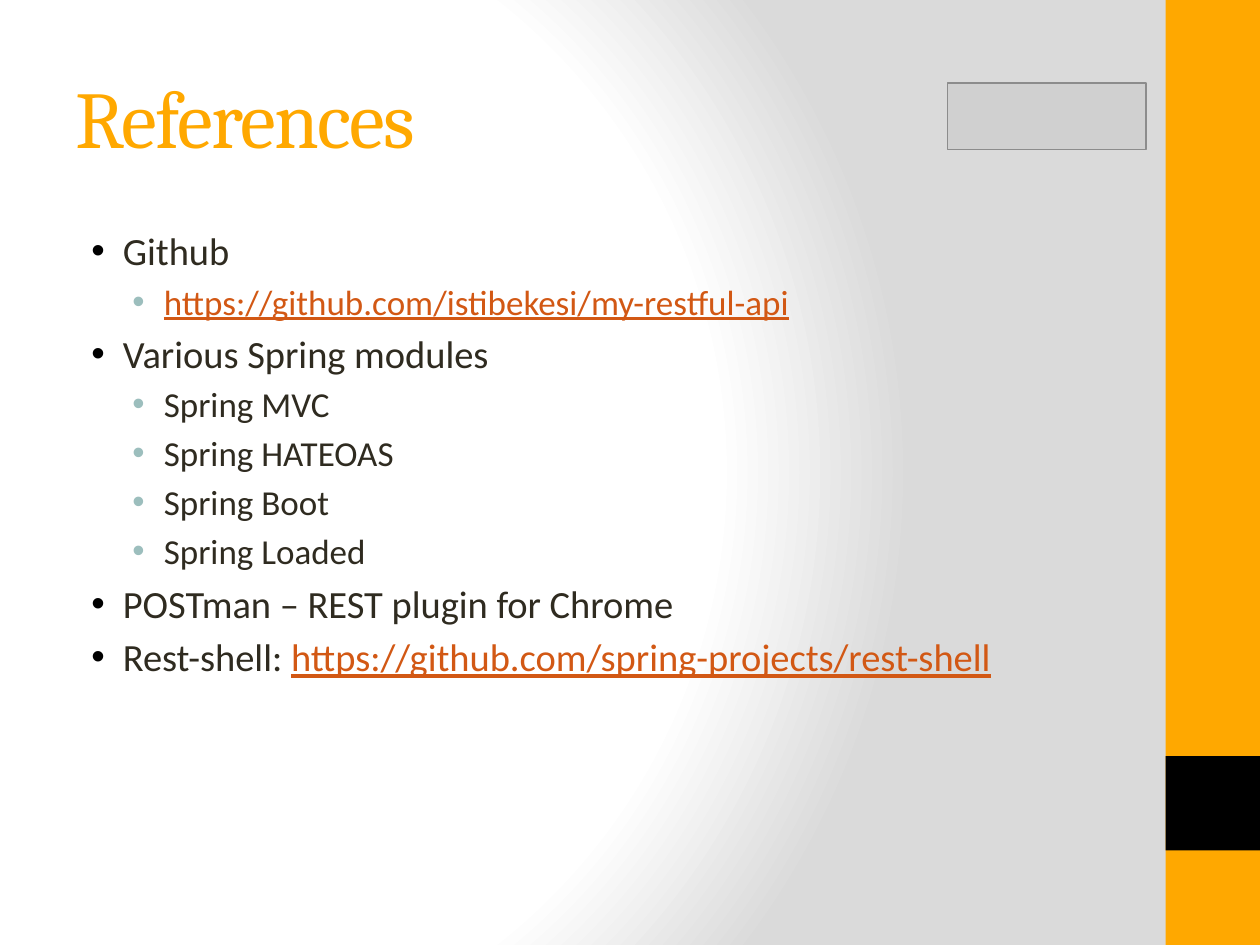
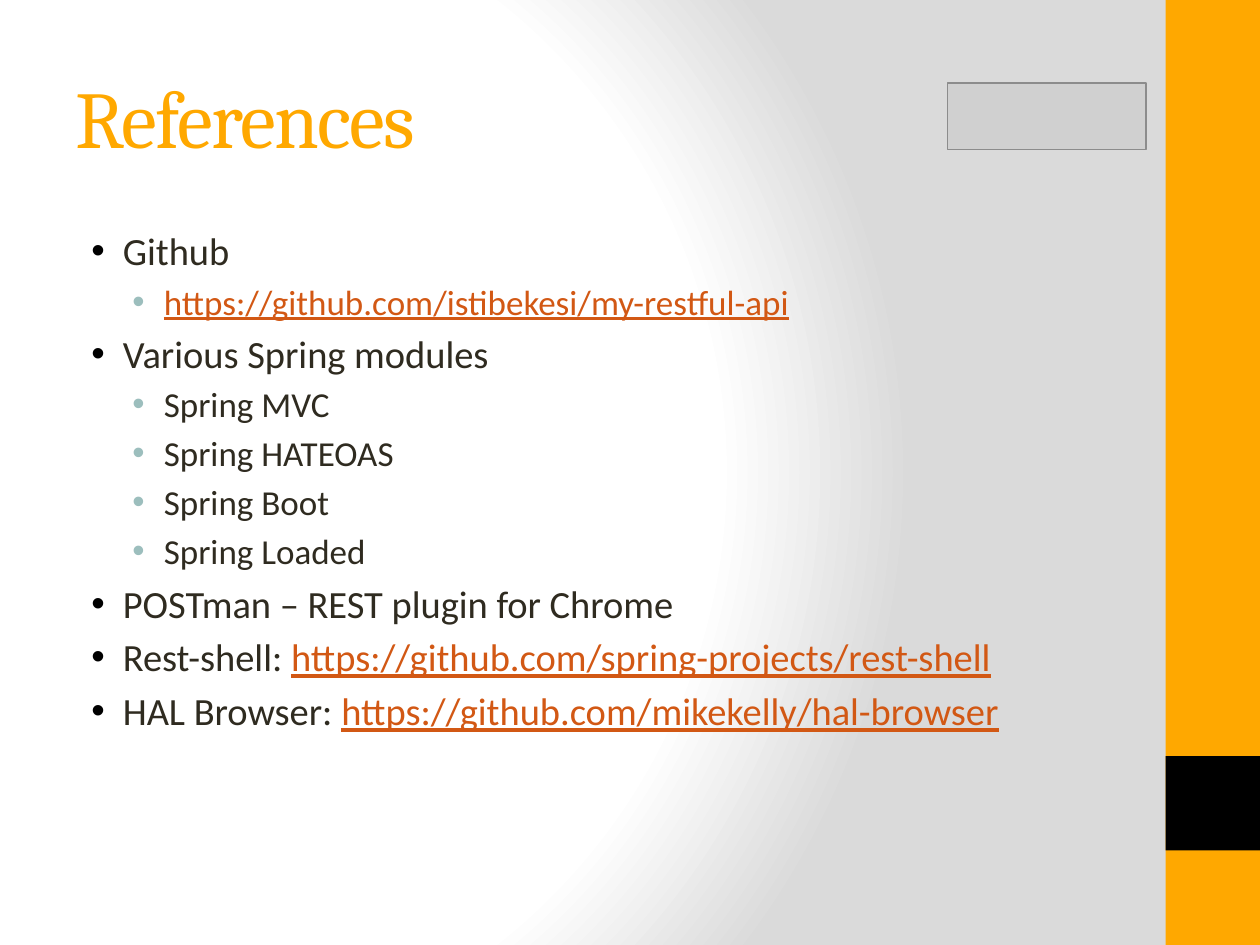
Before and after one commit to istibekesi/my-restful-api, a slide deck: slide 16 of doc/RESTful API Design.pptx. Drawn at 1260x945 pixels with LibreOffice and Linux fonts; fonts in the diff are those of the drawing; grey boxes stand for pictures. Boxes give left, top, right and bottom in pixels: in the first picture for what was removed or moved away, otherwise in the second. Text is boxed around its words. In the diff, an @@ line names an element or a change of style, - is before the commit and + after.

```diff
--- a/doc/RESTful API Design.pptx
+++ b/doc/RESTful API Design.pptx
@@ text at [123,698,998,732]: paragraph added @@
+• HAL Browser: https://github.com/mikekelly/hal-browser
```
Also in this commit, not shown: 3 other slides changed, 1 slide added, 1 slide removed, 5 other files.
